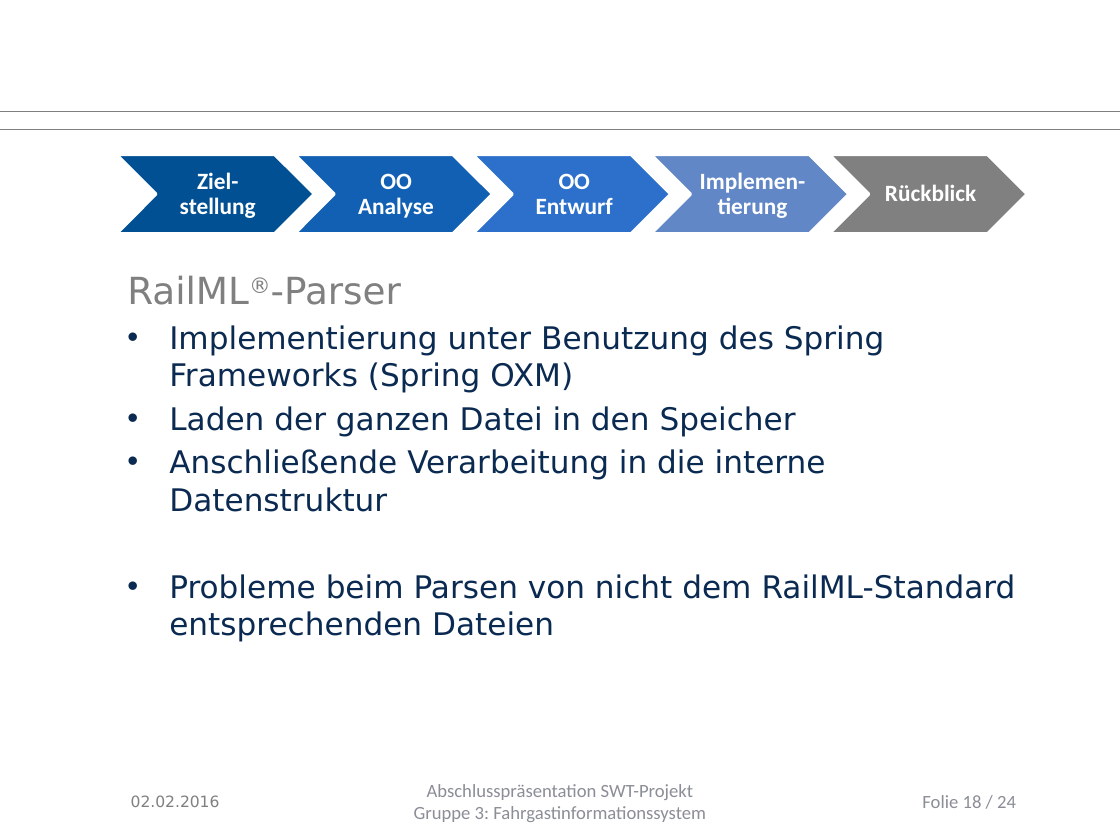
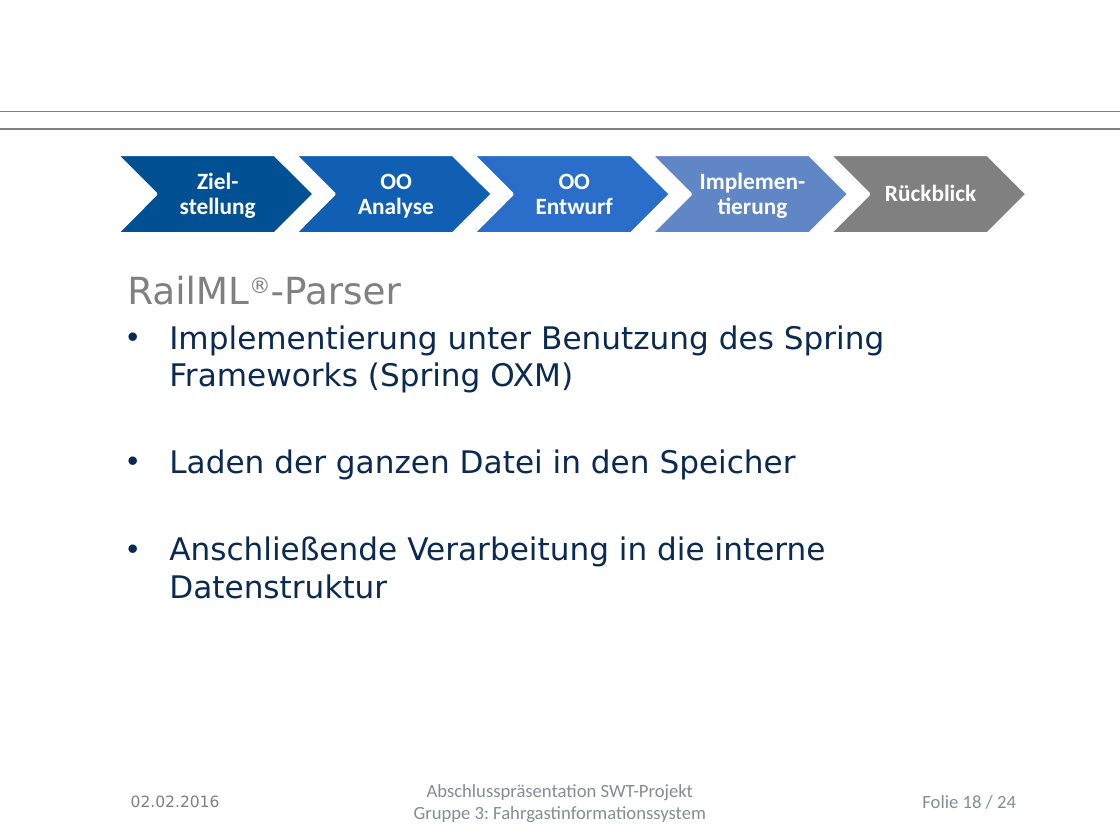
Before and after one commit to Juu98/fahrgastinformationssystem, a slide deck: slide 18 of organisation/Endpräsentation/abschlusspraesentation.pptx. Drawn at 1120x840 pixels with LibreOffice and Linux fonts; fonts in the diff are those of the drawing; background and template pictures are left out. Boxes give left, top, right and bottom in pixels: in the first picture for what was removed or moved away, otherwise in the second. Text is boxed around its words. In the diff, an @@ line names an element or a change of style, - is before the commit and + after.

Commit message:
Updated presentation

```diff
--- a/organisation/Endpräsentation/abschlusspraesentation.pptx
+++ b/organisation/Endpräsentation/abschlusspraesentation.pptx
@@ text "RailML®-Parser" at box(127, 275, 884, 599): less space between paragraphs @@
@@ text at box(169, 574, 1016, 642): paragraph removed @@
-• Probleme beim Parsen von nicht dem RailML-Standard entsprechenden Dateien
@@ text "Abschlusspräsentation SWT-Projekt" at box(414, 784, 706, 822): text colour #8C8E98 to #888B96 @@
```
Also in this commit, not shown: 23 other slides changed, 1 other file.
